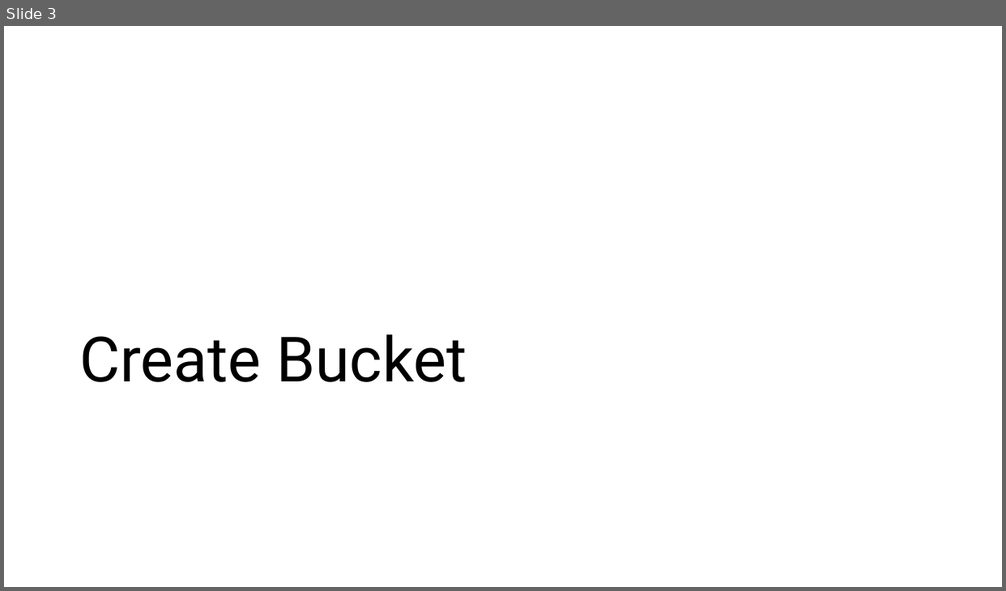
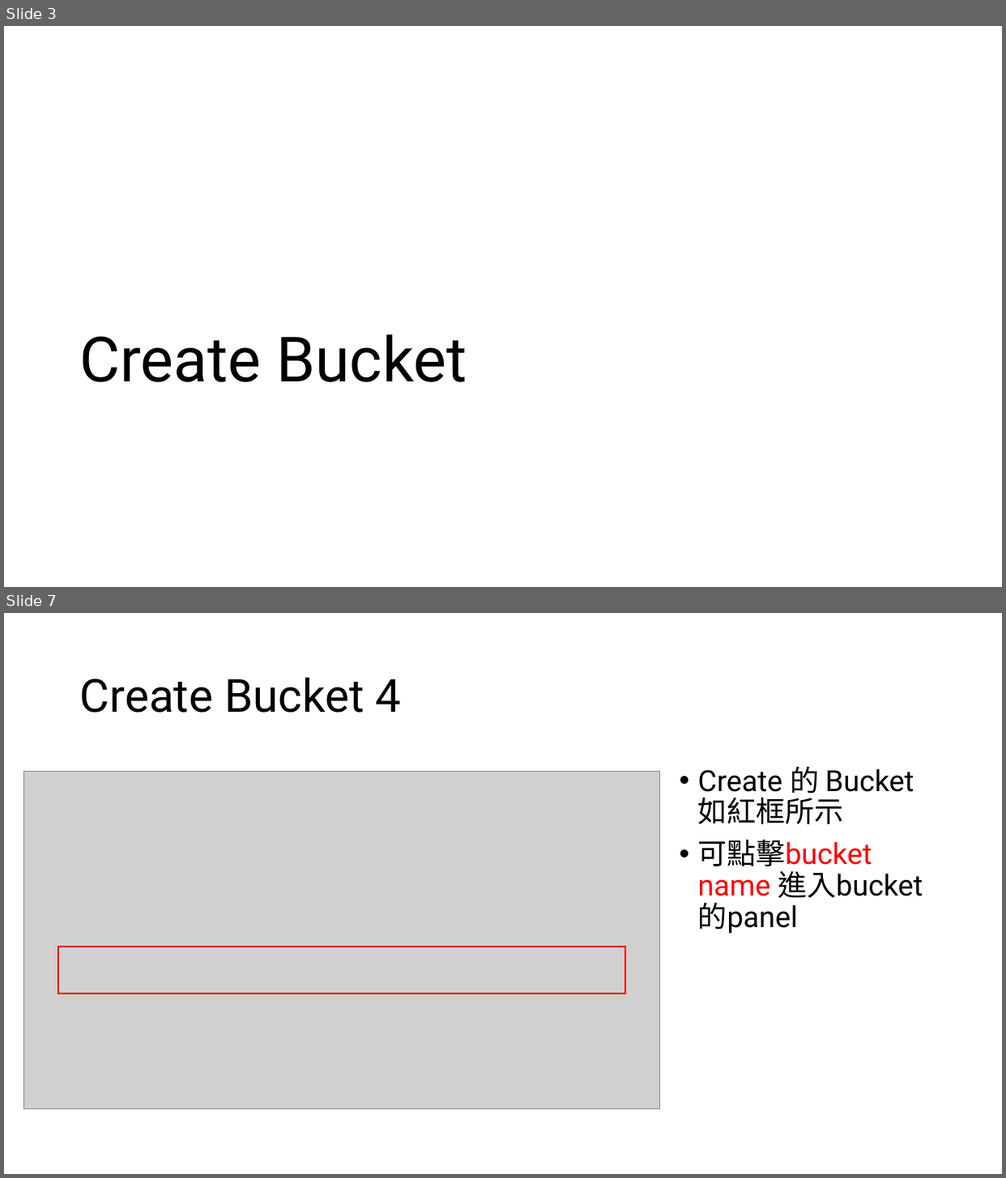
Before and after one commit to ariel055132/Notes, a slide deck: AWS/source/S3/S3BucketsObjects.pptx. Shown one above the other, each under a label of ours: slide 3 before the commit, slides 3 and 7 after it; the slides between them are not shown. The pictures are 1006x591 and 1006x1178 pixels, drawn with LibreOffice and Linux fonts; fonts in the diff are those of the drawing; grey boxes stand for pictures. Boxes give left, top, right and bottom in pixels: in the first picture for what was removed or moved away, otherwise in the second. Text is boxed around its words. In the diff, an @@ line names an element or a change of style, - is before the commit and + after.

Commit message:
finish working with s3 buckets and objects basics

```diff
--- a/AWS/source/S3/S3BucketsObjects.pptx
+++ b/AWS/source/S3/S3BucketsObjects.pptx
@@ slide 7 added at <box>4,613,1002,1174</box>, background #FFFFFF @@
@@ title added at <box>80,677,401,713</box>, 44 pt, text #000000 @@
+Create Bucket 4
@@ picture added at <box>23,772,660,1110</box> @@
@@ text added at <box>698,766,923,903</box>, 28 pt, text #000000 @@
+• Create 的 Bucket 如紅框所示
+• 可點擊bucket name 進入bucket的panel
@@ rectangle added at <box>58,947,625,994</box>, outline #FF0000 1.5 pt @@
```
Also in this commit, not shown: 3 slides changed, 11 other slides added.
